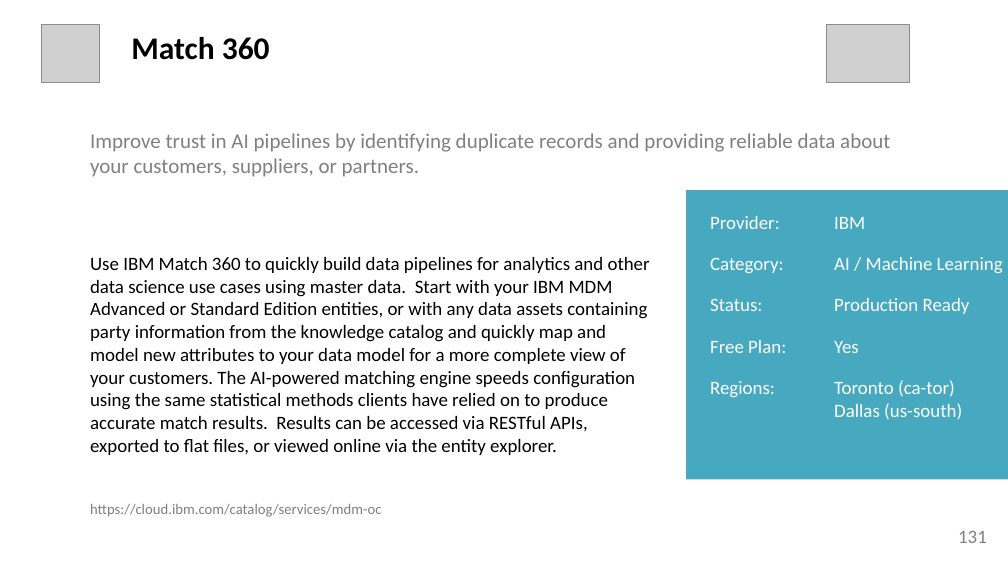
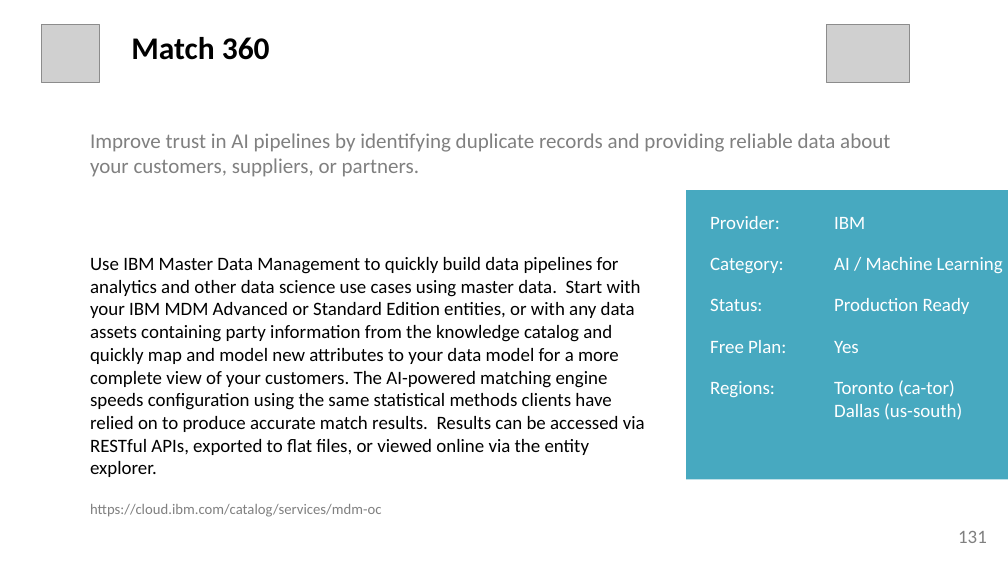
Before and after one commit to aairom/mycatalog, a slide deck: slide 131 of docs/generated/mycatalog.pptx. Drawn at 1008x567 pixels with LibreOffice and Linux fonts; fonts in the diff are those of the drawing; grey boxes stand for pictures. Boxes give left, top, right and bottom in pixels: in the first picture for what was removed or moved away, otherwise in the second. Text is boxed around its words. In the diff, an @@ line names an element or a change of style, - is before the commit and + after.

```diff
--- a/docs/generated/mycatalog.pptx
+++ b/docs/generated/mycatalog.pptx
@@ text at [90, 257, 645, 477]: text changed @@
-Use IBM Match 360 to quickly build data pipelines for analytics and other data science use cases using master data. Start with your IBM MDM Advanced or Standard Edition entities, or with any data assets containing party information from the knowledge catalog and quickly map and model new attributes to your data model for a more complete view of your customers. The AI-powered matching engine speeds configuration using the same statistical methods clients have relied on to produce accurate match results. Results can be accessed via RESTful APIs, exported to flat files, or viewed online via the entity explorer.
+Use IBM Master Data Management to quickly build data pipelines for analytics and other data science use cases using master data. Start with your IBM MDM Advanced or Standard Edition entities, or with any data assets containing party information from the knowledge catalog and quickly map and model new attributes to your data model for a more complete view of your customers. The AI-powered matching engine speeds configuration using the same statistical methods clients have relied on to produce accurate match results. Results can be accessed via RESTful APIs, exported to flat files, or viewed online via the entity explorer.
```
Also in this commit, not shown: 2 other slides changed, 7 other files.
